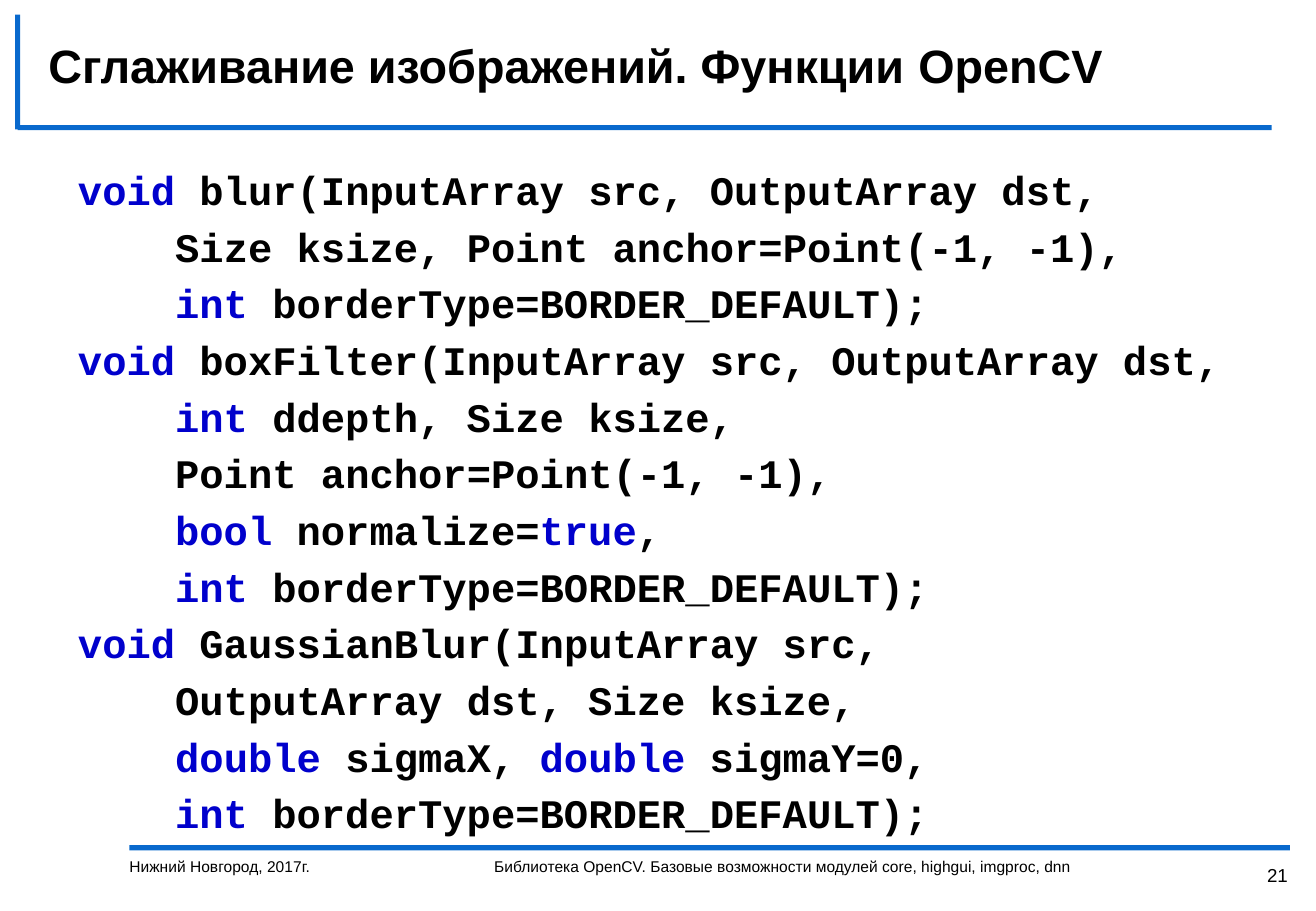
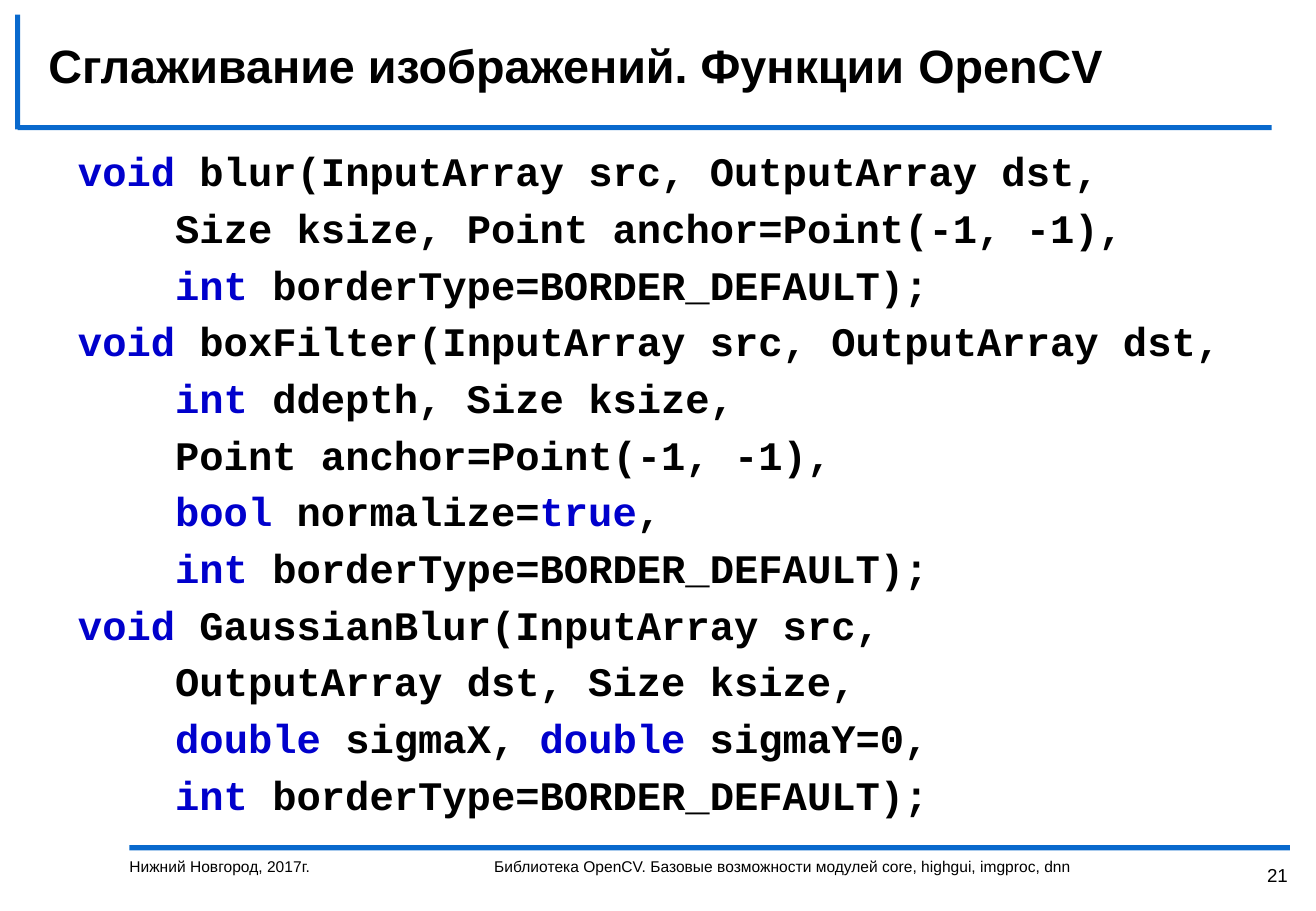
Before and after one commit to vJenny/opencv-dnn-practice, a slide deck: slide 21 of help/Introduction2OpenCV.pptx. Drawn at 1316x911 pixels with LibreOffice and Linux fonts; fonts in the diff are those of the drawing; background and template pictures are left out. Boxes give left, top, right and bottom in pixels: in the first picture for what was removed or moved away, otherwise in the second. Text is boxed around its words. In the diff, an @@ line names an element or a change of style, - is before the commit and + after.

```diff
--- a/help/Introduction2OpenCV.pptx
+++ b/help/Introduction2OpenCV.pptx
@@ text "void blur(InputArray src, OutputArray dst,": place and size @@
-text "void blur(InputArray src, OutputArray dst," at bbox=[78, 176, 1220, 837]
+text "void blur(InputArray src, OutputArray dst," at bbox=[78, 157, 1220, 819]
```
Also in this commit, not shown: 3 other slides changed, 1 other file.
